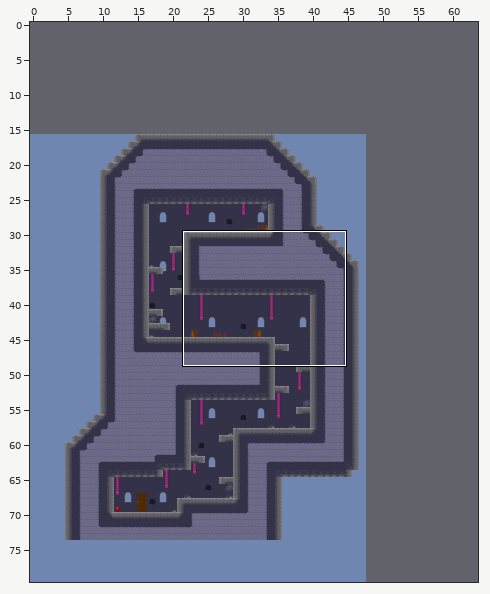
An edit to a level. Tiled map, Assets/tower1.tmx. The picture above shows the old version from afar; the outline marks the close-up.
Close-up. Before the edit:
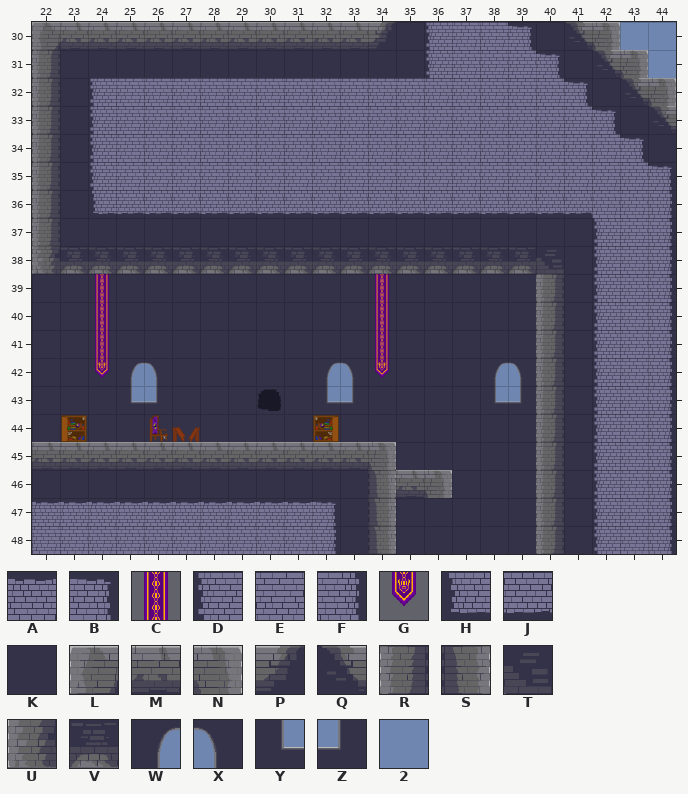
Cells are 64x64 px. Shown: x 22..44, y 30..48. The commit also changed other parts of the map, which this record leaves out. The old version is drawn lined up with the new one.
Key: from "Tower Game": A 1, B 2, C 3, D 8, E 9, F 10, G 11, H 16, J 17, K 24, L 25, M 26, N 27, P 33, Q 35, R 40, S 44, T 49, U 57, V 58, W 64, X 65, Y 72, Z 73, 2 80.
_ is an empty cell, # one hidden under a higher layer.
Layer "Background" before, first column x 22:
30 K############KDEEBKQN22
31 KKKKKKKKKKKKKKDEEEBKQN2
32 KKDEEEEEEEEEEEEEEEEBKQN
33 KKDEEEEEEEEEEEEEEEEEBKQ
34 KKDEEEEEEEEEEEEEEEEEEBK
35 KKDEEEEEEEEEEEEEEEEEEEB
36 KKHJJJJJJJJJJJJJJJJJEEF
37 KKKKKKKKKKKKKKKKKKKKDEF
38 KKKKKKKKKKKKKKKKKKKKDEF
39 KKKKKKKKKKKKKKKKKKKKDEF
40 KKKKKKKKKKKKKKKKKKKKDEF
41 KKKKKKKKKKKKKKKKKKKKDEF
42 KKK##KKKKK##KKKK##KKDEF
43 KKK##KKKKK##KKKK##KKDEF
44 KKKKKKKKKKKKKKKKKKKKDEF
45 ############KKKKKKKKDEF
46 KKKKKKKKKKKKK#KKKKKKDEF
47 AAAAAAAAAABKKKKKKKKKDEF
48 EEEEEEEEEEFKKKKKKKKKDEF
Layer "Ground" before, first column x 22:
30 LMMMMMMMMMMMP__________
31 R______________________
32 R______________________
33 R______________________
34 R______________________
35 R______________________
36 R______________________
37 R______________________
38 UVVVVVVVVVVVVVVVVVT____
39 __________________R____
40 __________________R____
41 __________________R____
42 __________________R____
43 __________________R____
44 __________________R____
45 MMMMMMMMMMMMN_____R____
46 ____________S_____R____
47 ____________S_____R____
48 ____________S_____R____
The result:
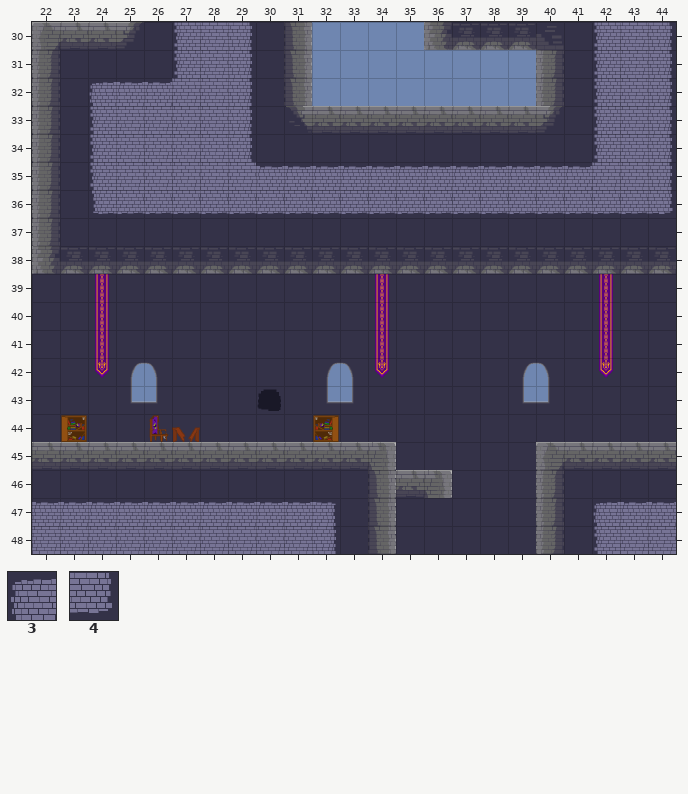
Further tiles: from "Tower Game": 3 0, 4 18.
What changed:
Changed rows in their new state; . is an unchanged cell.
map size 48x64 -> 64x80 cells (old content now starts at 0,16; both pictures use the new coordinates)
Layer "Background":
first column x 24:
30 ...DEF.S2222UVVVTKDEF
31 ...DEF.S22222222R.DEF
32 3AA..FKS22222222RKDEF
33 .....FKQMMMMMMMM#KDEF
34 .....FKKKKKKKKKKKKDEF
35 ......AAAAAAAAAAAA..F
36 ..................JJ4
37 ..................KKK
38 ..................KKK
39 ..................KKK
40 ..................KKK
41 ..................KKK
42 ..................KKK
43 ..................KKK
44 ..................KKK
45 ..................###
46 ..................KKK
47 ..................3AA
48 ....................E
Layer "Decorations":
first column x 38:
39 ....C
40 ....C
41 ....C
42 _WX.G
43 _YZ..
Layer "Ground":
first column x 25:
30 P_________
first column x 40:
38 VVVVV
39 _....
40 _....
41 _....
42 _....
43 _....
44 _....
45 LMMMM
Layer "Platforms":
first column x 40:
33 P
